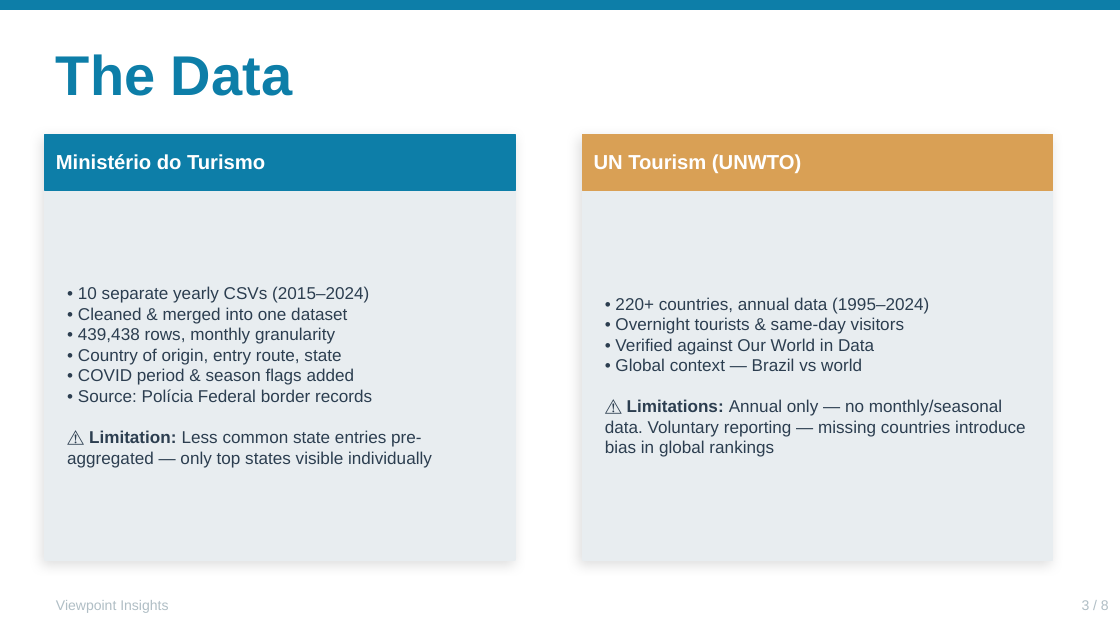
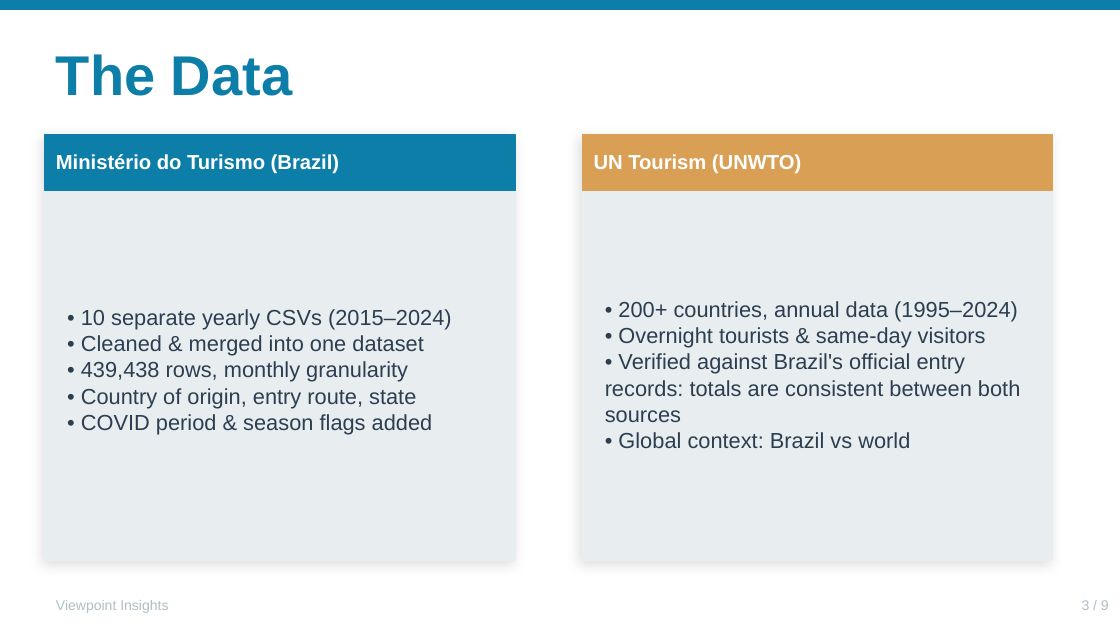
Before and after one commit to craftedbygaby/viewpoint_insights, a slide deck: slide 3 of brazils_road_back_presentation.pptx. Drawn at 1120x630 pixels with LibreOffice and Linux fonts; fonts in the diff are those of the drawing. Boxes give left, top, right and bottom in pixels: in the first picture for what was removed or moved away, otherwise in the second. Text is boxed around its words. In the diff, an @@ line names an element or a change of style, - is before the commit and + after.

```diff
--- a/brazils_road_back_presentation.pptx
+++ b/brazils_road_back_presentation.pptx
@@ text at box(56, 154, 339, 174): text changed @@
-Ministério do Turismo
+Ministério do Turismo (Brazil)
@@ text at box(81, 309, 452, 434): text changed; size 11 to 14 pt @@
-• 10 separate yearly CSVs (2015–2024)
-• Cleaned & merged into one dataset
-• 439,438 rows, monthly granularity
-• Country of origin, entry route, state
-• COVID period & season flags added
-• Source: Polícia Federal border records
-⚠ Limitation: Less common state entries pre-aggregated — only top states visible individually
+• 10 separate yearly CSVs (2015–2024)
+• Cleaned & merged into one dataset
+• 439,438 rows, monthly granularity
+• Country of origin, entry route, state
+• COVID period & season flags added
@@ text at box(605, 301, 1020, 448): text changed; size 11 to 14 pt @@
-• 220+ countries, annual data (1995–2024)
-• Overnight tourists & same-day visitors
-• Verified against Our World in Data
-• Global context — Brazil vs world
-⚠ Limitations: Annual only — no monthly/seasonal data. Voluntary reporting — missing countries introduce bias in global rankings
+• 200+ countries, annual data (1995–2024)
+• Overnight tourists & same-day visitors
+• Verified against Brazil's official entry records: totals are consistent between both sources
+• Global context: Brazil vs world
```
Also in this commit, not shown: 5 other slides changed, 2 slides added, 1 slide removed, 4 other files.
